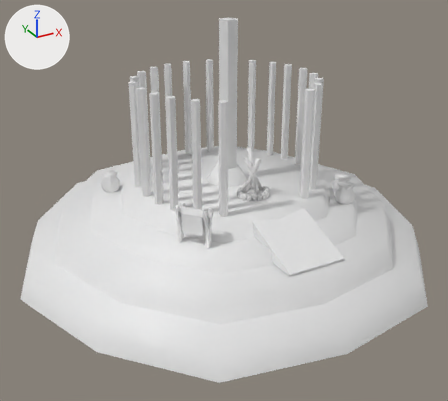
Before and after pictures for a commit that changed the COLLADA model art/meshes/structural/swcreek/observatory.dae.
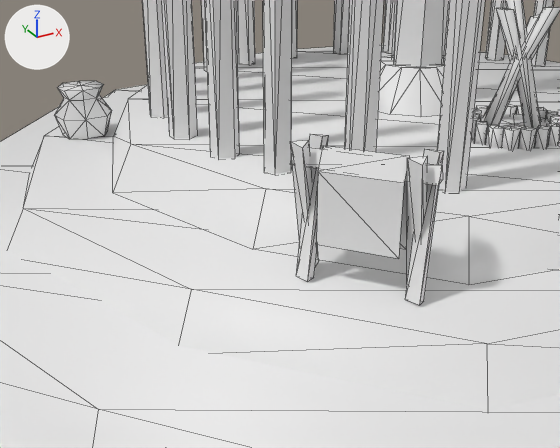
There are two pictures of each version: one whole from a 50 mm camera at (-17.82, -31.83, 15.96) aimed at (-0.92, -1.09, 0.59), one close up from a 50 mm camera at (-10.84, -13.43, 5.89) aimed at (-6.04, -4.7, 1.53). Every picture has the same lights, and +X, +Y and +Z are marked at upper left. The first two pictures are the older version. The close-ups show mesh edges as thin lines. Where no turn or scale is listed for an object, it has been applied to the vertices.

Before the edit, the objects in view are built like this:
```python
me_cubo_30886 = bpy.data.meshes.new('Cubo.30886')
me_cubo_30886.from_pydata(...)  # 717 vertices, 1120 faces; spans x -13.5..13.0, y -12.8..13.2, z -3.3..11.2
me_cubo_30886.materials.append(mat_textura_swift_creek_001)  # its picture is missing
ob_observatory = bpy.data.objects.new('observatory', me_cubo_30886)
ob_observatory.location = (0.0, 0.0, 0.0)
```
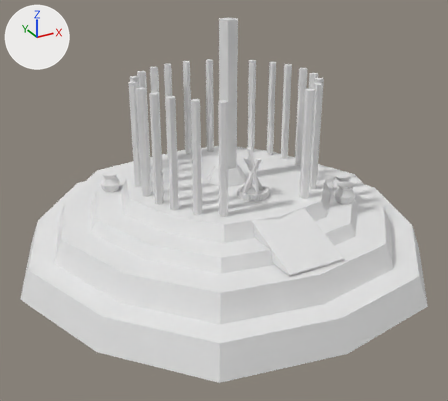
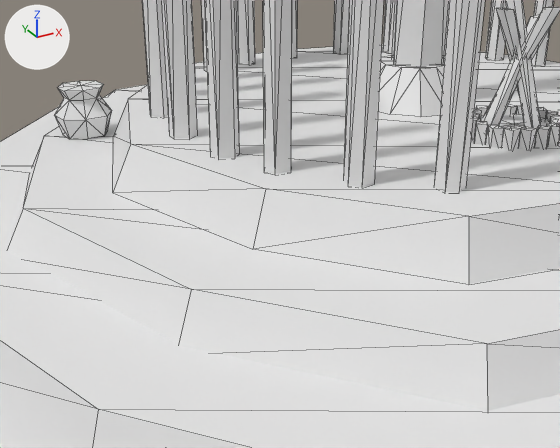
Where the newer file only moved an object's origin or applied its transform, the numbers keep the older frame.

Location of each change, (x1, y1, x2, y2) in pixels of the close-ups (560 x 448 px):
part 1 of me_cubo_30886, deleted: before (290, 134, 444, 305)

What the commit changed:
me_cubo_30886 is used by ob_observatory; location (0.0, 0.0, 0.0).
me_cubo_30886 had 717 vertices, 1120 faces and spanned x -13.5..13.0, y -12.8..13.2, z -3.3..11.2.
me_cubo_30886 now has 677 vertices, 1072 faces and spans x -13.5..13.0, y -12.8..13.2, z -3.3..11.2.
me_cubo_30886 part 1: 6 loose pieces with 40 vertices, spanning x -5.8..-4.2, y -6.2..-4.3, z 0.6..2.7, are deleted.
